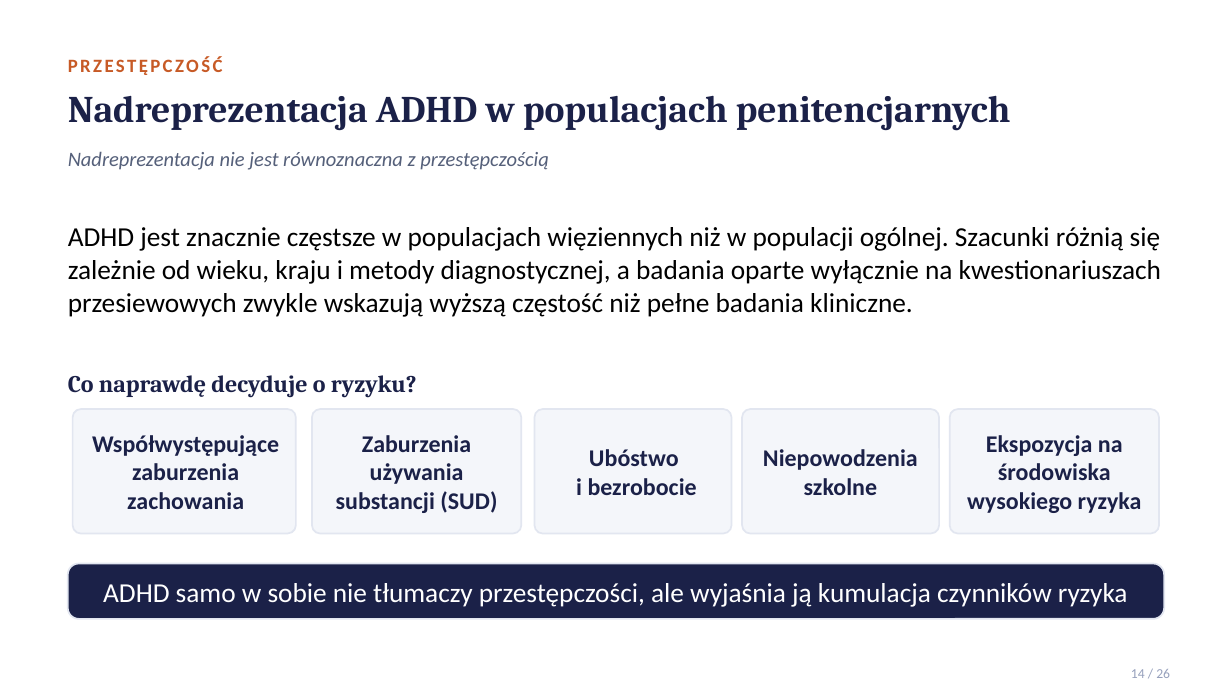
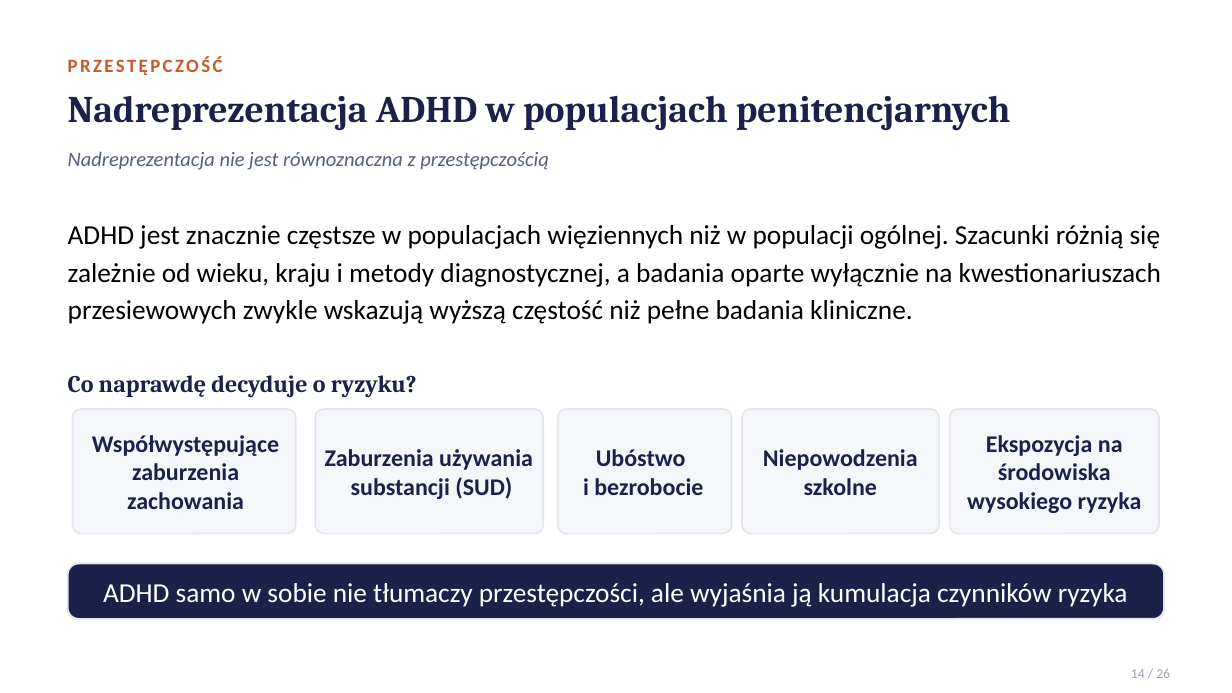
Before and after one commit to MatPomGit/NeuroHub, a slide deck: slide 14 of pages/files/adhd_prezentacja.pptx. Drawn at 1232x693 pixels with LibreOffice and Linux fonts; fonts in the diff are those of the drawing. Boxes give left, top, right and bottom in pixels: in the first picture for what was removed or moved away, otherwise in the second. Text is boxed around its words. In the diff, an @@ line names an element or a change of style, - is before the commit and + after.

```diff
--- a/pages/files/adhd_prezentacja.pptx
+++ b/pages/files/adhd_prezentacja.pptx
@@ text "ADHD jest znacznie częstsze w ..." at [68, 225, 1161, 324]: line spacing 1 to 1.15 @@
@@ rounded rectangle: place and size @@
-rounded rectangle at [312, 409, 521, 533]
+rounded rectangle at [315, 409, 543, 533]
@@ text "Zaburzenia używania substancji (SUD)" rewrapped from [336, 435, 497, 513] to [325, 449, 533, 499] @@
@@ text "Ubóstwo i bezrobocie": place and size @@
-text "Ubóstwo i bezrobocie" at [576, 449, 697, 495]
+text "Ubóstwo i bezrobocie" at [583, 449, 703, 495]
@@ rounded rectangle: place and size @@
-rounded rectangle at [535, 409, 732, 533]
+rounded rectangle at [558, 409, 732, 533]
```
Also in this commit, not shown: 13 other slides changed, 1 other file.
